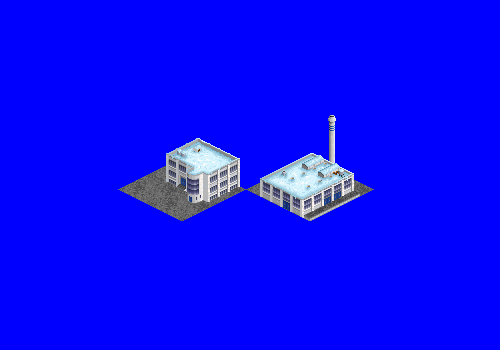
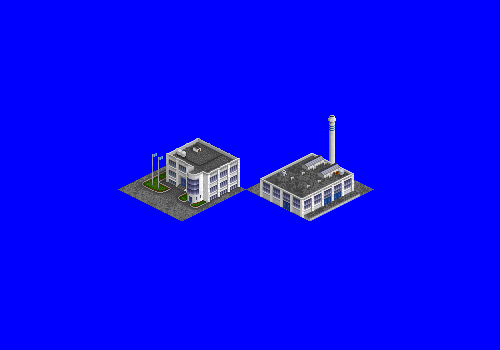
Before/after of a 500×350 layered artwork. What changed in the layer stack:
hid "snow" (1st of 2, in "Offices") over <box>166,138,240,175</box>
removed layer "roof part 1 copy" from group "Offices" over <box>191,144,201,152</box>
added layer "flags" in group "Offices" over <box>152,153,163,189</box>
painted on "greeble" (1st of 2, in "Offices") over <box>177,145,223,166</box>
added layer "tile greeble" in group "Offices" over <box>140,169,241,211</box>
painted on "artdecowindow" over <box>188,169,208,202</box>
painted on "office building" over <box>166,138,240,200</box>
hid "snow" (2nd of 2, in "processor") over <box>260,153,354,199</box>
